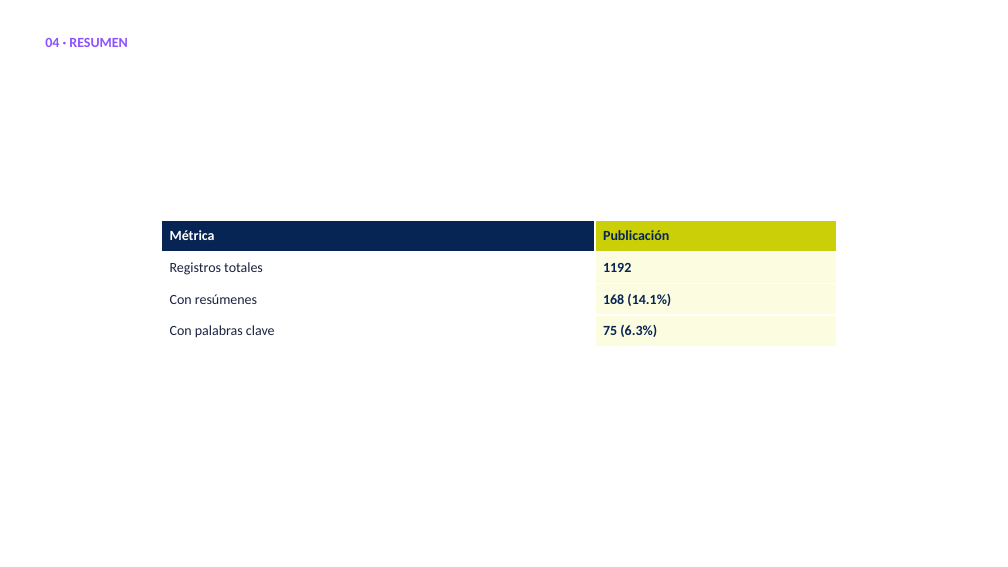
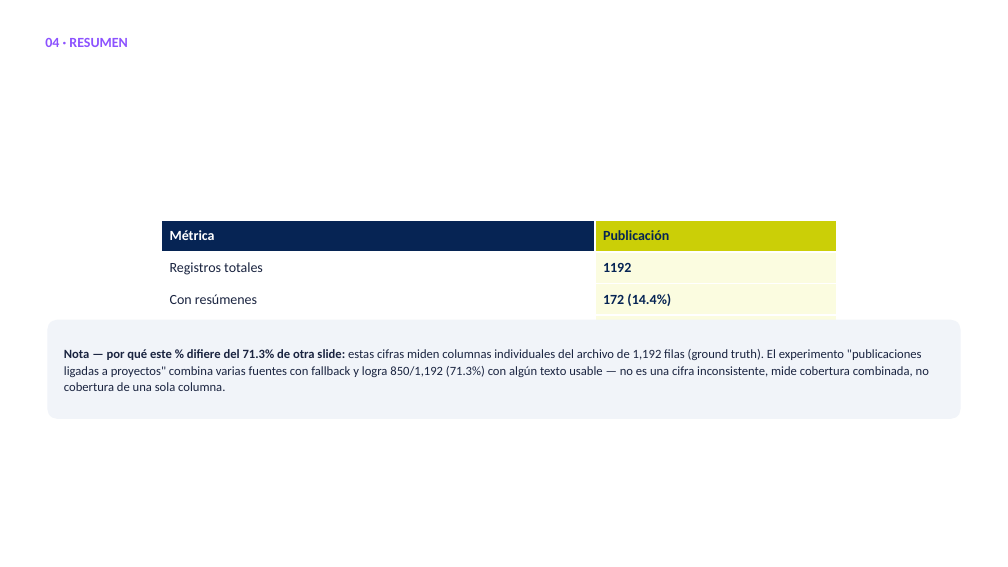
Before and after one commit to Instituto-Pulso-PUCP/LibroBlanco, a slide deck: slide 7 of Slides/Reu_15-08_Libro_Blanco.pptx. Drawn at 1008x567 pixels with LibreOffice and Linux fonts; fonts in the diff are those of the drawing. Boxes give left, top, right and bottom in pixels: in the first picture for what was removed or moved away, otherwise in the second. Text is boxed around its words. In the diff, an @@ line names an element or a change of style, - is before the commit and + after.

```diff
--- a/Slides/Reu_15-08_Libro_Blanco.pptx
+++ b/Slides/Reu_15-08_Libro_Blanco.pptx
@@ table at (161,220,837,550) @@
-row 3, column 2: 168 (14.1%)
+row 3, column 2: 172 (14.4%)
@@ rounded rectangle added at (47,320,961,418), fill #F1F4F9 @@
@@ text added at (64,349,929,391), 9 pt, text #1A2440 @@
+Nota — por qué este % difiere del 71.3% de otra slide: estas cifras miden columnas individuales del archivo de 1,192 filas (ground truth). El experimento "publicaciones ligadas a proyectos" combina varias fuentes con fallback y logra 850/1,192 (71.3%) con algún texto usable — no es una cifra inconsistente, mide cobertura combinada, no cobertura de una sola columna.
```
Also in this commit, not shown: 5 other slides changed, 7 slides added, 2 slides removed, 15 other files.
